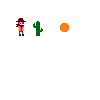
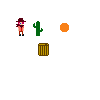
Revision of a layered w=100, h=100 image; what changed, layer by layer:
added layer "Layer 2" above "Layer 1" over [38, 43, 49, 56]
